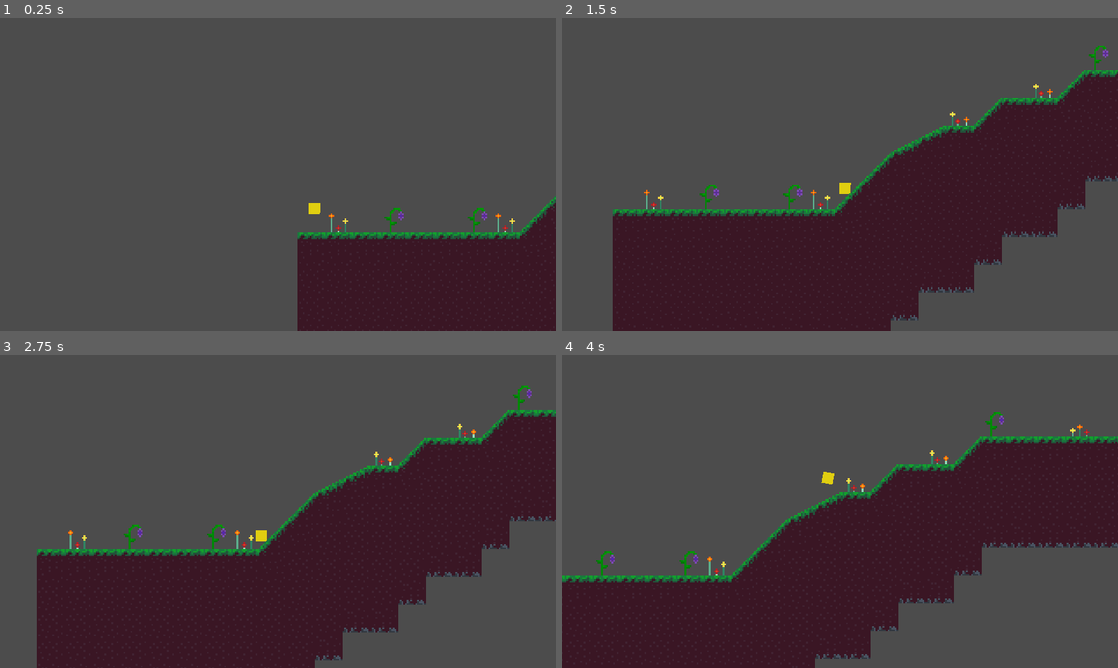
Above: before the commit, frames 1-4 (two rows, left to right).
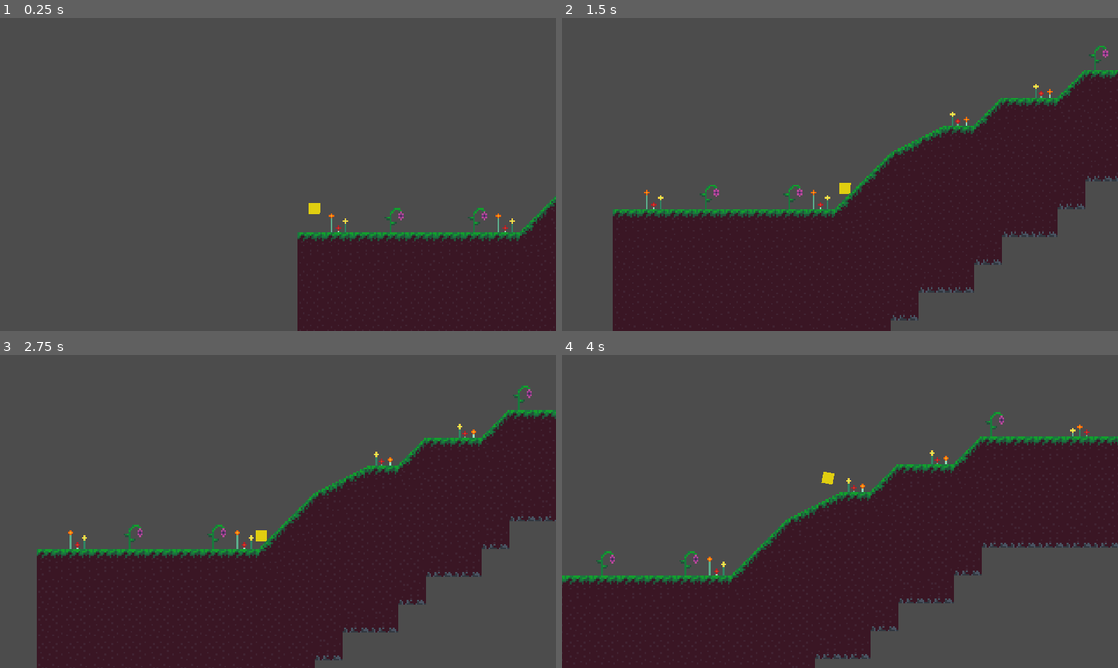
Above: after the commit, the same moments.

Repository: MarioCakeDev/jump-and-shoot
Game: Godot game, scene res://Game.tscn
The game is run twice, just before and just after one commit, with the same random seed, the same clock (stepped at 60 frames per second) and the same inputs.
Inputs (mouse positions are in pixels of both pictures, inside the frame that each line leads up to):
- Up to frame 1 (0.25 s): no input
- Up to frame 2 (1.5 s): move the mouse to (962, 158) at 0.52 s; hold D (right) from 0.53 s (still down); tap I (togglePropell) at 0.6 s; click (962, 158) at 0.67 s; tap Space (jump) at 0.77 s; move the mouse to (728, 190) at 1.27 s; tap U (toggleRunSpeed) at 1.35 s
- Up to frame 3 (2.75 s): tap Space (jump) at 1.52 s; move the mouse to (333, 442) at 2.02 s; release D (right) at 2.03 s; hold A (left) from 2.03 s (still down); tap Z (toggleShoot) at 2.1 s
- Up to frame 4 (4 s): move the mouse to (812, 574) at 2.77 s; release A (left) at 2.78 s; hold D (right) from 2.78 s (still down); tap I (togglePropell) at 2.85 s; click (812, 574) at 2.92 s; tap Space (jump) at 3.02, 3.77 s; move the mouse to (1006, 558) at 3.52 s; tap U (toggleRunSpeed) at 3.6 s

The runs differ from the first frame. In frame 1, 0.2% of the frame differs, in the area x 54-100%, y 59-72%; in frame 2, 0.3%; in frame 3, 0.4%; in frame 4, 0.4%, in the area x 0-100%, y 18-74%.

Commit message:
update tilemap and enemy sprite

Diff:
--- a/Game.tscn
+++ b/Game.tscn
@@ -20,11 +20,32 @@
 gradient = SubResource( 3 )
 width = 1
 
+[sub_resource type="ConvexPolygonShape2D" id=5]
+points = PoolVector2Array( 0, 0, 16, 0, 16, 16, 0, 16 )
+
+[sub_resource type="ConvexPolygonShape2D" id=6]
+points = PoolVector2Array( 0, 0, 16, 0, 16, 16, 0, 16 )
+
+[sub_resource type="ConvexPolygonShape2D" id=7]
+points = PoolVector2Array( 0, 0, 16, 0, 16, 16, 0, 16 )
+
+[sub_resource type="ConvexPolygonShape2D" id=8]
+points = PoolVector2Array( 16, 16, 0, 16, 0, 0, 16, 0 )
+
+[sub_resource type="ConvexPolygonShape2D" id=9]
+points = PoolVector2Array( 0, 0, 16, 0, 16, 16, 0, 16 )
+
 [sub_resource type="ConvexPolygonShape2D" id=10]
 points = PoolVector2Array( 0, 0, 16, 0, 16, 16, 0, 16 )
 
 [sub_resource type="ConvexPolygonShape2D" id=11]
-points = PoolVector2Array( 0, 0, 16, 0, 16, 16, 0, 16 )
+points = PoolVector2Array( 0, 8.01045, 16, 0, 16, 16, 0, 16 )
+
+[sub_resource type="ConvexPolygonShape2D" id=12]
+points = PoolVector2Array( 16, 7.94554, 16, 16, 0, 16, 0, 0 )
+
+[sub_resource type="ConvexPolygonShape2D" id=13]
+points = PoolVector2Array( 16, 16, 0, 16, 0, 0, 16, 0 )
 
 [sub_resource type="ConvexPolygonShape2D" id=14]
 points = PoolVector2Array( 0, 0, 16, 0, 16, 16, 0, 16 )
@@ -33,42 +54,21 @@
 points = PoolVector2Array( 16, 16, 0, 16, 0, 0, 16, 0 )
 
 [sub_resource type="ConvexPolygonShape2D" id=16]
-points = PoolVector2Array( 0, 0, 16, 0, 16, 16, 0, 16 )
+points = PoolVector2Array( 16, 16, 0, 16, 0, 0, 16, 0 )
 
 [sub_resource type="ConvexPolygonShape2D" id=17]
-points = PoolVector2Array( 0, 0, 16, 0, 16, 16, 0, 16 )
-
-[sub_resource type="ConvexPolygonShape2D" id=23]
-points = PoolVector2Array( 0, 8.01045, 16, 0, 16, 16, 0, 16 )
-
-[sub_resource type="ConvexPolygonShape2D" id=24]
-points = PoolVector2Array( 16, 7.94554, 16, 16, 0, 16, 0, 0 )
-
-[sub_resource type="ConvexPolygonShape2D" id=12]
-points = PoolVector2Array( 16, 16, 0, 16, 0, 0, 16, 0 )
-
-[sub_resource type="ConvexPolygonShape2D" id=25]
-points = PoolVector2Array( 0, 0, 16, 0, 16, 16, 0, 16 )
-
-[sub_resource type="ConvexPolygonShape2D" id=13]
-points = PoolVector2Array( 16, 16, 0, 16, 0, 0, 16, 0 )
+points = PoolVector2Array( 0, 16, 16, 8.00098, 16, 16 )
 
 [sub_resource type="ConvexPolygonShape2D" id=18]
-points = PoolVector2Array( 16, 16, 0, 16, 0, 0, 16, 0 )
+points = PoolVector2Array( 0, 7.9469, 16, 16, 0, 16 )
 
 [sub_resource type="ConvexPolygonShape2D" id=19]
-points = PoolVector2Array( 0, 16, 16, 8.00098, 16, 16 )
+points = PoolVector2Array( 0, 16, 16, 0, 16, 16 )
 
 [sub_resource type="ConvexPolygonShape2D" id=20]
-points = PoolVector2Array( 0, 7.9469, 16, 16, 0, 16 )
-
-[sub_resource type="ConvexPolygonShape2D" id=21]
-points = PoolVector2Array( 0, 16, 16, 0, 16, 16 )
-
-[sub_resource type="ConvexPolygonShape2D" id=22]
 points = PoolVector2Array( 16, 16, 0, 16, 0, 0 )
 
-[sub_resource type="TileSet" id=9]
+[sub_resource type="TileSet" id=21]
 0/name = "tilemap.png 0"
 0/texture = ExtResource( 2 )
 0/tex_offset = Vector2( 0, 0 )
Not shown: 17 places in Game.tscn that only renumber resources
Binary file changed: assets/Enemy.png
Binary file changed: assets/tilemap.png
